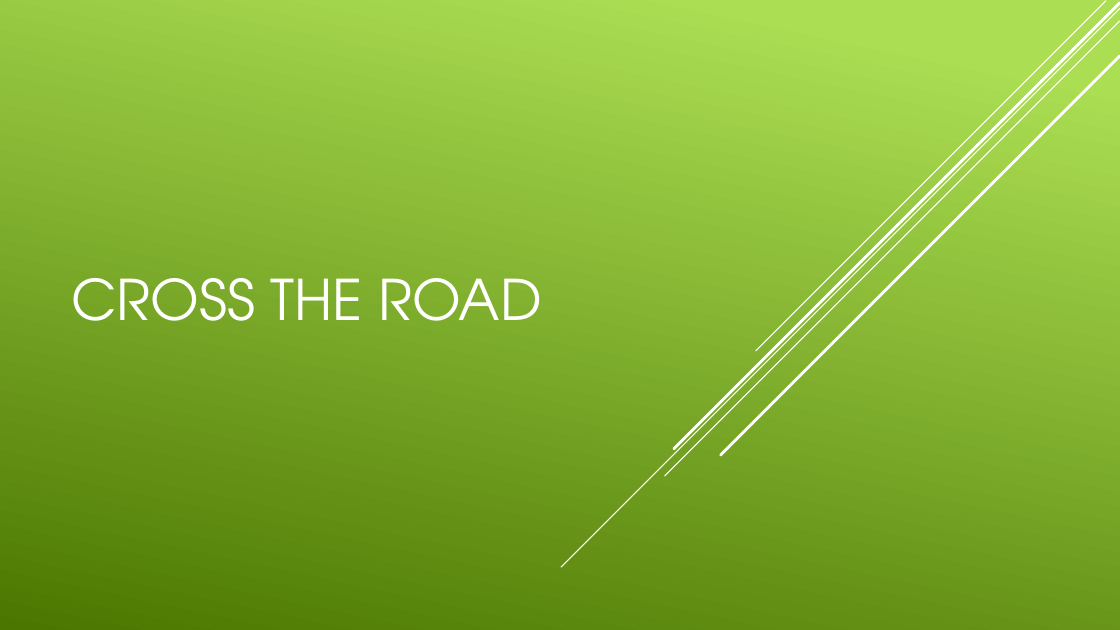
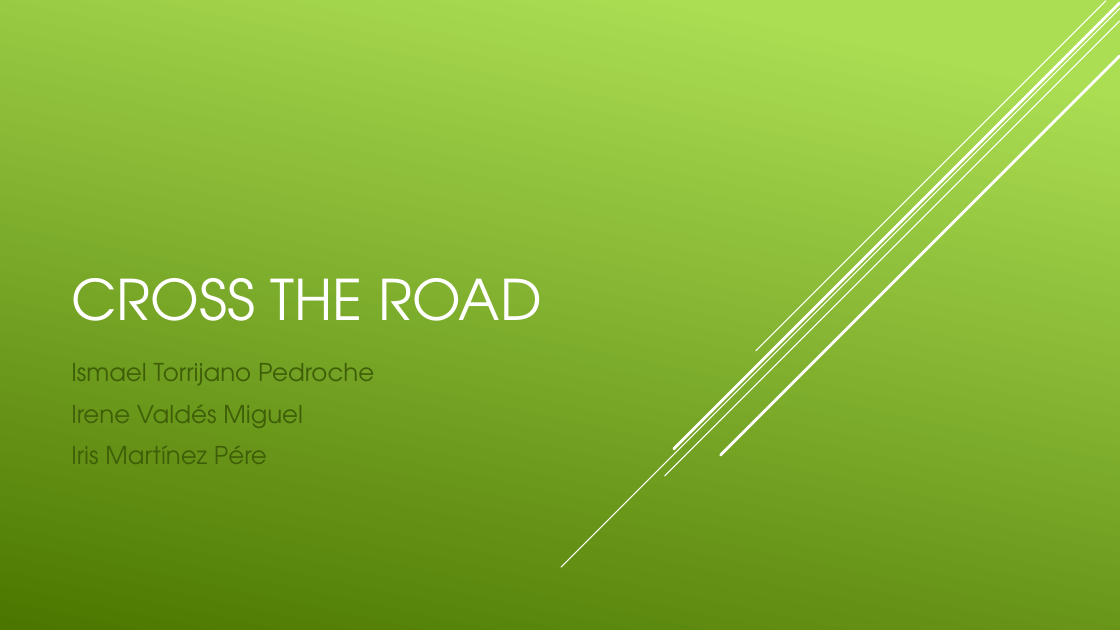
Before and after one commit to aigora/twA109_1920-camara-termica, a slide deck: slide 1 of CROSS the road.pptx. Drawn at 1120x630 pixels with LibreOffice and Linux fonts; fonts in the diff are those of the drawing. Boxes give left, top, right and bottom in pixels: in the first picture for what was removed or moved away, otherwise in the second. Text is boxed around its words. In the diff, an @@ line names an element or a change of style, - is before the commit and + after.

```diff
--- a/CROSS the road.pptx
+++ b/CROSS the road.pptx
@@ subtitle added at <box>71,363,374,464</box>, 21 pt, text #3E5E08 @@
+Ismael Torrijano Pedroche
+Irene Valdés Miguel
+Iris Martínez Pére
```
